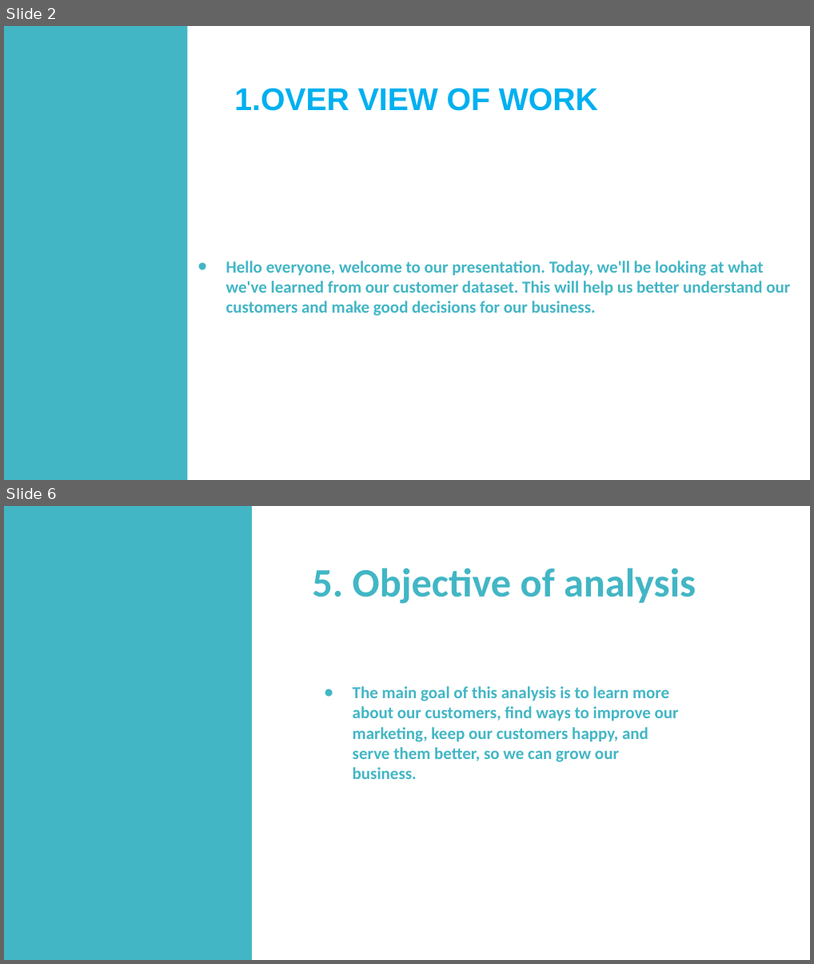
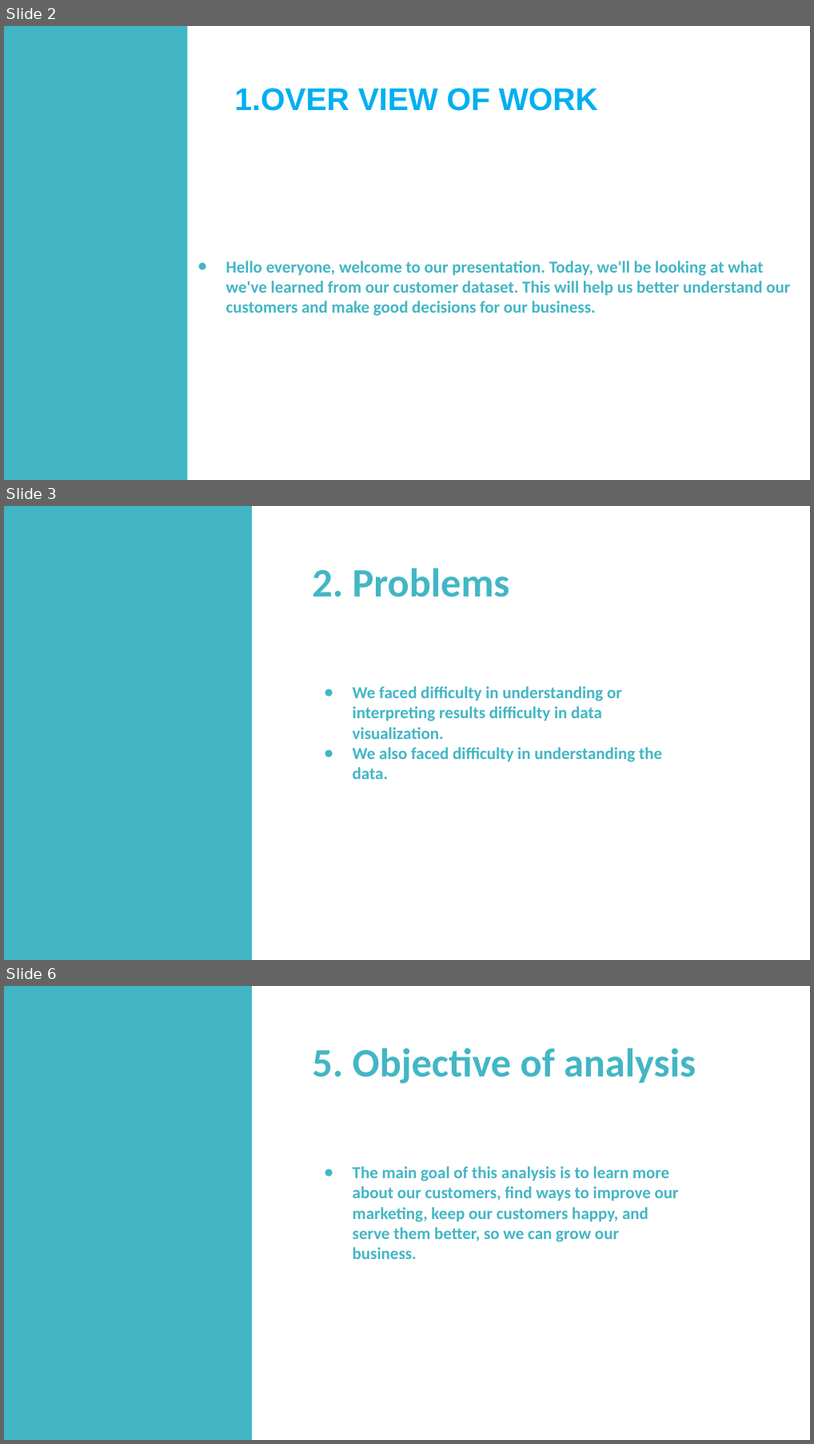
Before and after one commit to SafehEmmanuela/Final-Project, a slide deck: Power point presentation.pptx. Shown one above the other, each under a label of ours: slides 2 and 6 before the commit, slides 2, 3 and 6 after it; the slides between them are not shown. The pictures are 814x964 and 814x1444 pixels, drawn with LibreOffice and Linux fonts; fonts in the diff are those of the drawing. Boxes give left, top, right and bottom in pixels: in the first picture for what was removed or moved away, otherwise in the second. Text is boxed around its words. In the diff, an @@ line names an element or a change of style, - is before the commit and + after.

```diff
--- a/Power point presentation.pptx
+++ b/Power point presentation.pptx
@@ slide 3 added at bbox=[4, 506, 810, 960], background #FFFFFF @@
@@ rectangle added at bbox=[4, 506, 252, 959], fill #42B6C5 @@
@@ text added at bbox=[312, 568, 510, 597], 36 pt, text #42B6C5, bold @@
+2. Problems
@@ text added at bbox=[353, 686, 662, 779], 15 pt, text #42B6C5, bold @@
+● We faced difficulty in understanding or interpreting results difficulty in data visualization.
+● We also faced difficulty in understanding the data.
```
Also in this commit, not shown: 2 other slides added, 3 slides removed.
